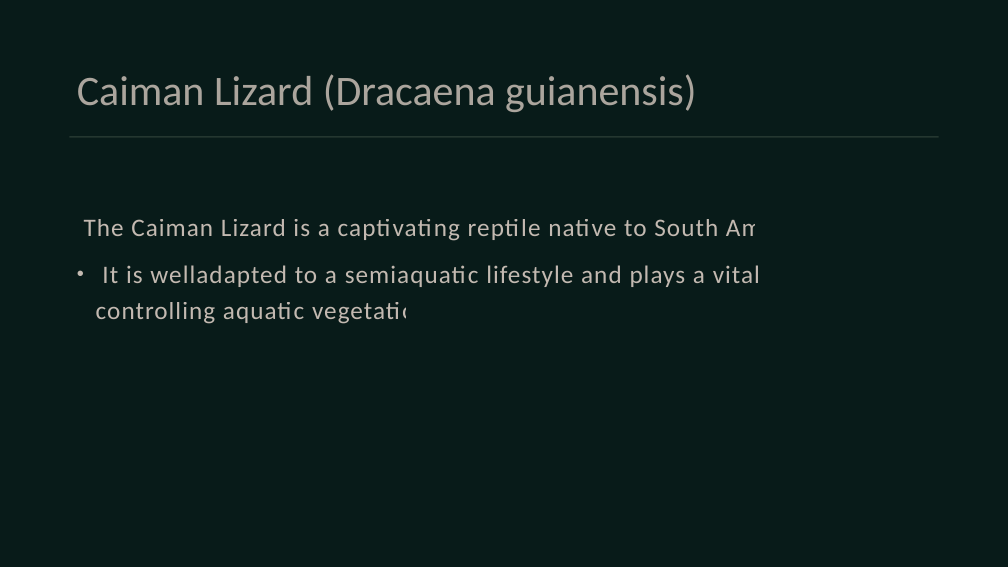
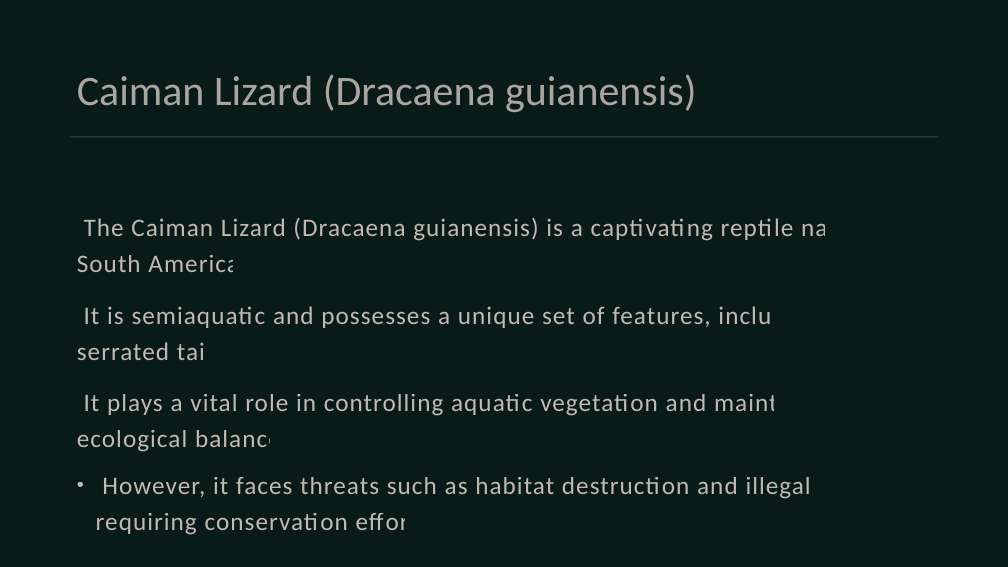
Before and after one commit to Rayaan-khan428/Research2Slides, a slide deck: slide 15 of pdfextraction/content/output/A Survey of South American Lizards Biodiversity and Ecological.pptx (slide 14 before the commit). Drawn at 1008x567 pixels with LibreOffice and Linux fonts; fonts in the diff are those of the drawing. Boxes give left, top, right and bottom in pixels: in the first picture for what was removed or moved away, otherwise in the second. Text is boxed around its words. In the diff, an @@ line names an element or a change of style, - is before the commit and + after.

```diff
--- a/pdfextraction/content/output/A Survey of South American Lizards Biodiversity and Ecological.pptx
+++ b/pdfextraction/content/output/A Survey of South American Lizards Biodiversity and Ecological.pptx
@@ text at [77, 218, 869, 535]: text changed @@
-• The Caiman Lizard is a captivating reptile native to South America.
-  It is welladapted to a semiaquatic lifestyle and plays a vital role in controlling aquatic vegetation.
+• The Caiman Lizard (Dracaena guianensis) is a captivating reptile native to South America.
+  It is semiaquatic and possesses a unique set of features, including a serrated tail.
+  It plays a vital role in controlling aquatic vegetation and maintaining ecological balance.
+  However, it faces threats such as habitat destruction and illegal trade, requiring conservation efforts.
```
Also in this commit, not shown: 10 other slides changed, 3 slides added, 10 other files.
